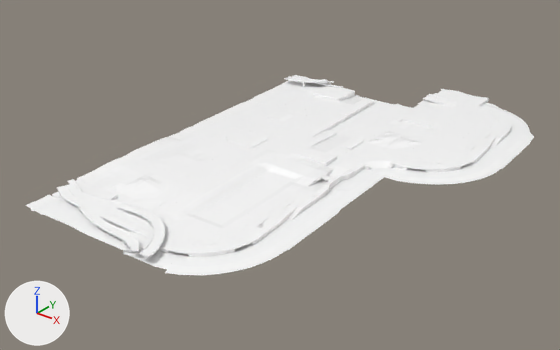
What one commit did to the FBX model Assets/Ferry Simulation/FBX/Base02.fbx.
Camera for both pictures: a 50 mm lens placed at (2056.0, -3309.0, 2438.0), pointed at (-1227.0, 795.0, -107.0). Arrows for +X, +Y and +Z are at lower left; the lights stay in place. The older version comes first. Where no turn or scale is listed for an object, it has been applied to the vertices.

Before the edit, the objects in view are built like this:
```python
me_mesh = bpy.data.meshes.new('Mesh')
me_mesh.from_pydata(...)  # 10619 vertices, 19134 faces; spans x -2212.0..122.0, y -866.0..2960.0, z 7.0..124.0
# faces by material slot: [10, 10690, 8434]
me_mesh.materials.append(mat_lit)  # grey #bcbcbc
me_mesh.materials.append(mat_newmaterial_06_mat)  # white #ffffff
me_mesh.materials.append(mat_newmaterial_06_mat_1)  # white #ffffff
ob_base02 = bpy.data.objects.new('Base02', me_mesh)
ob_base02.location = (0.0, 0.0, 0.0)
```
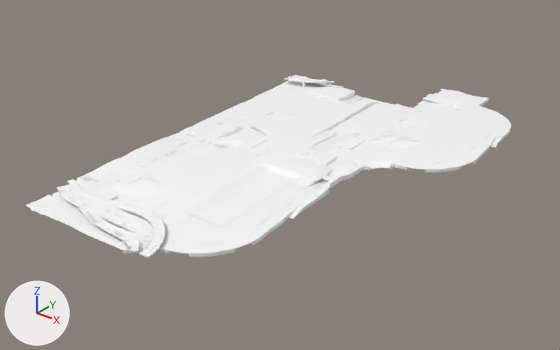
What the commit changed:
me_mesh is used by ob_base02; location (0.0, 0.0, 0.0).
me_mesh had 10619 vertices, 19134 faces and spanned x -2212.0..122.0, y -866.0..2960.0, z 7.0..124.0.
me_mesh now has 10227 vertices, 18359 faces and spans x -2212.0..-75.0, y -866.0..2960.0, z 7.0..124.0.
me_mesh part 1: 392 vertices removed from x -1084.0..122.0, y -803.0..2906.0, z 7.0..14.0.

Where the change shows, as pixel boxes [x1, y1, x2, y2] in the pictures (560 x 350 px):
'Base02', reshaped (8% shorter): before [26, 75, 534, 275]; after [26, 75, 511, 258]
part 1 of me_mesh, deleted: before [125, 103, 534, 275]
